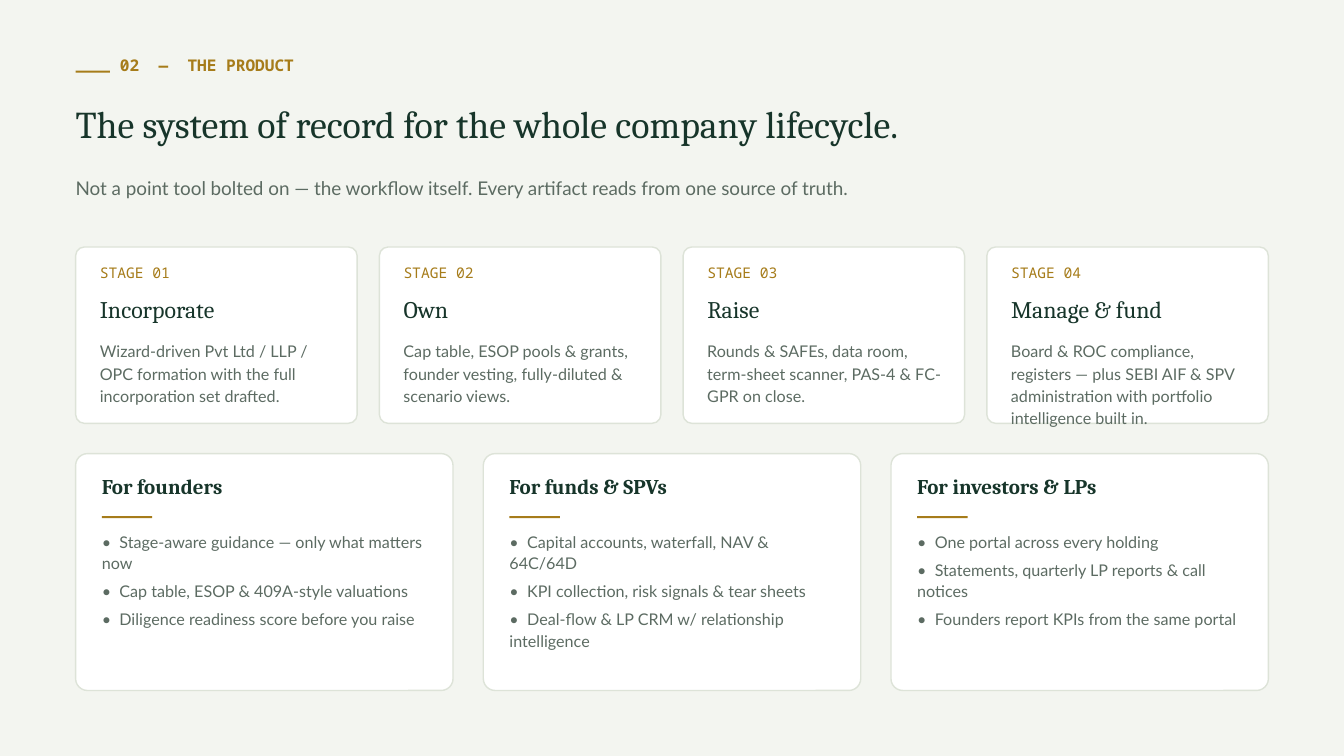
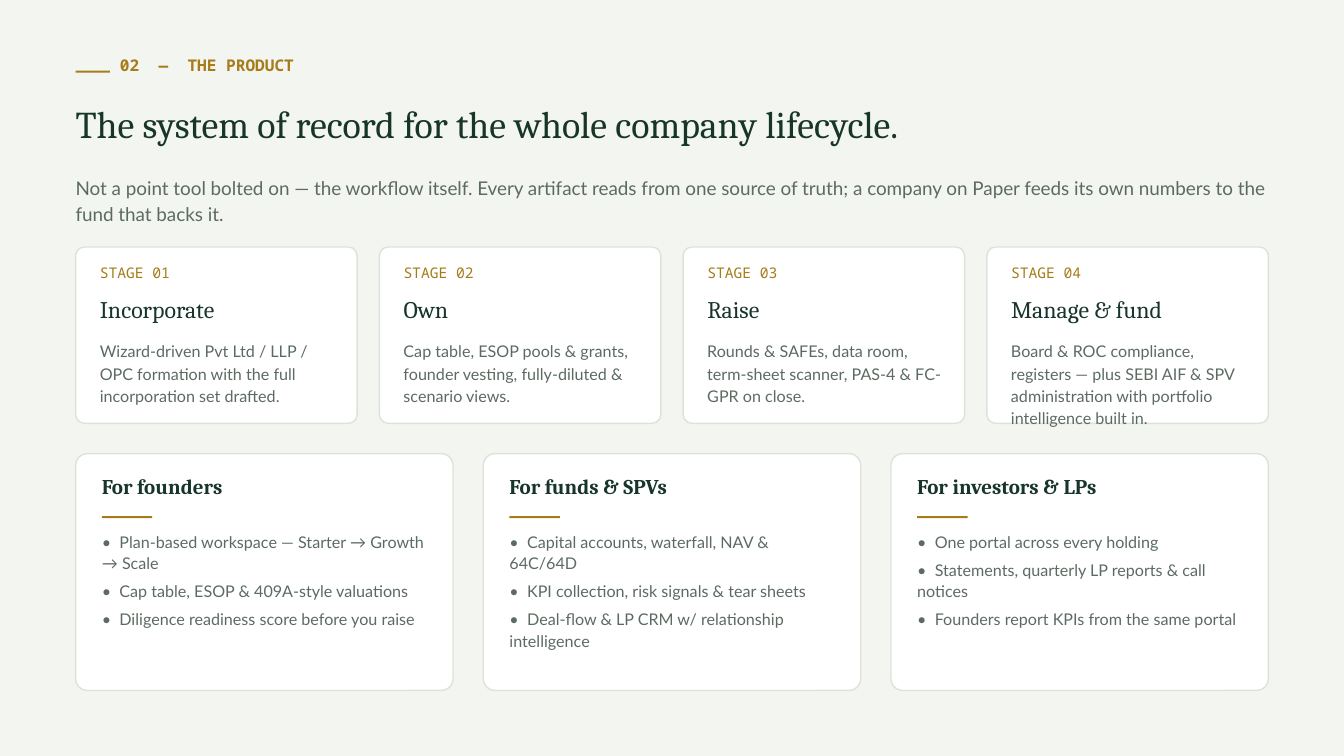
Before and after one commit to vthumati/Paper, a slide deck: slide 3 of docs/Paper_Investor_Pitch.pptx. Drawn at 1344x756 pixels with LibreOffice and Linux fonts; fonts in the diff are those of the drawing. Boxes give left, top, right and bottom in pixels: in the first picture for what was removed or moved away, otherwise in the second. Text is boxed around its words. In the diff, an @@ line names an element or a change of style, - is before the commit and + after.

```diff
--- a/docs/Paper_Investor_Pitch.pptx
+++ b/docs/Paper_Investor_Pitch.pptx
@@ text at <box>76,181,1265,221</box>: text changed @@
-Not a point tool bolted on — the workflow itself. Every artifact reads from one source of truth.
+Not a point tool bolted on — the workflow itself. Every artifact reads from one source of truth; a company on Paper feeds its own numbers to the fund that backs it.
@@ text at <box>119,536,424,569</box>: text changed @@
-• Stage-aware guidance — only what matters now
+• Plan-based workspace — Starter → Growth → Scale
```
Also in this commit, not shown: 2 other files.
